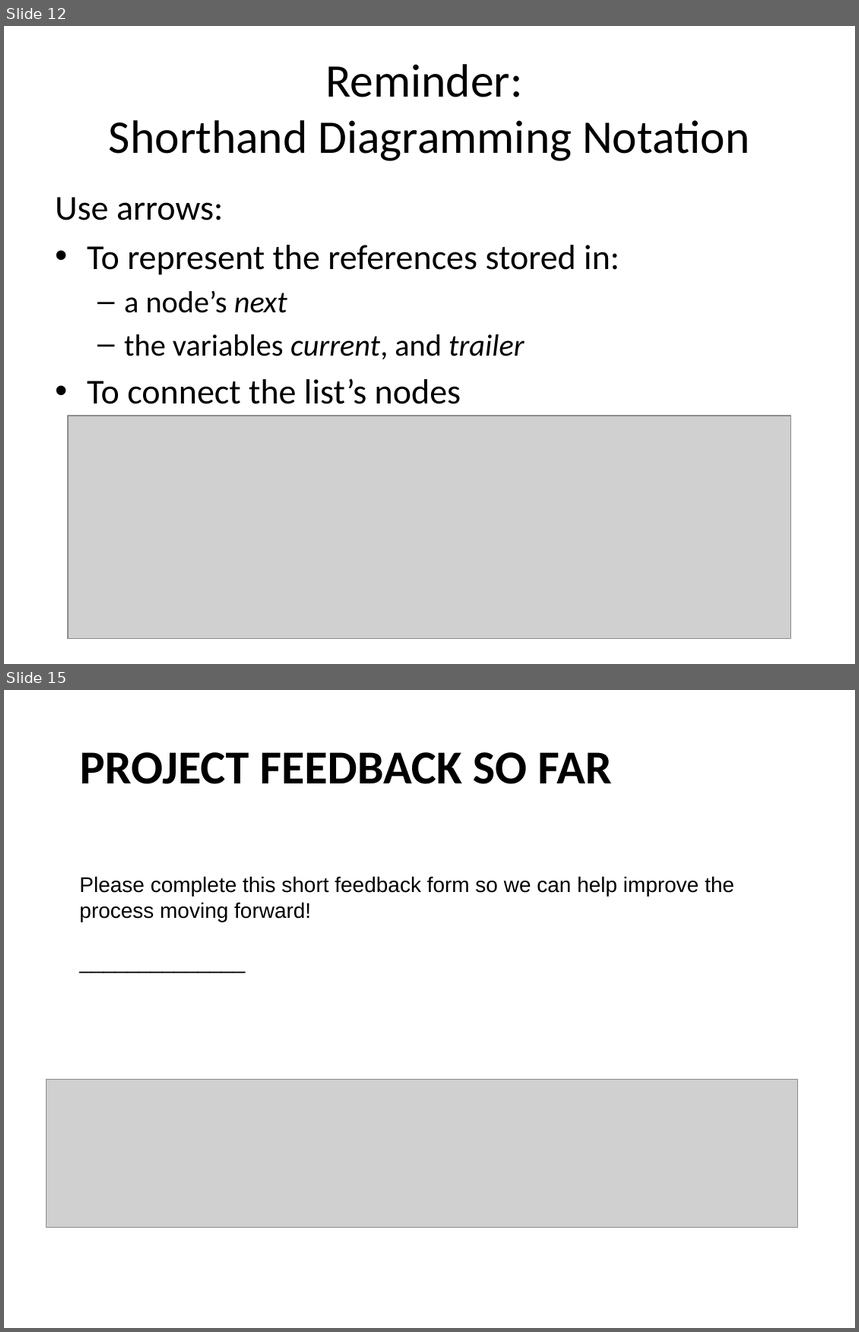
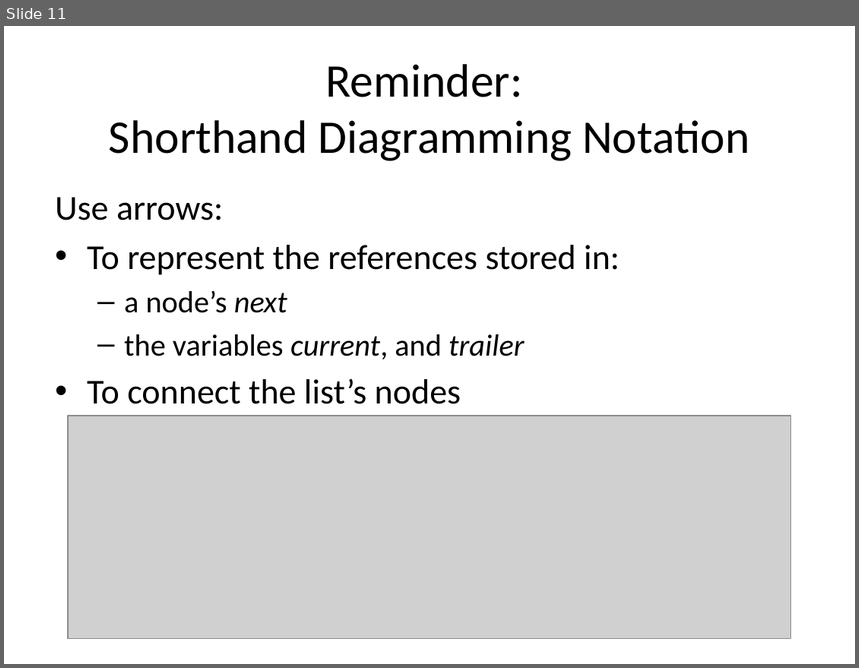
Before and after one commit to RHIT-CSSE/csse220, a slide deck: ClassMaterials/LinkedLists/Slides/Part1-LinkedLists.pptx. Shown one above the other, each under a label of ours: slides 12 and 15 before the commit, slide 11 after it; the slides between them are not shown. The pictures are 859x1332 and 859x668 pixels, drawn with LibreOffice and Linux fonts; fonts in the diff are those of the drawing; grey boxes stand for pictures. Boxes give left, top, right and bottom in pixels: in the first picture for what was removed or moved away, otherwise in the second. Text is boxed around its words. In the diff, an @@ line names an element or a change of style, - is before the commit and + after.

```diff
--- a/ClassMaterials/LinkedLists/Slides/Part1-LinkedLists.pptx
+++ b/ClassMaterials/LinkedLists/Slides/Part1-LinkedLists.pptx
@@ slide 15 removed at bbox=[4, 690, 855, 1328], background #FFFFFF @@
@@ title removed at bbox=[80, 752, 612, 784] @@
-PROJECT FEEDBACK SO FAR
@@ text removed at bbox=[79, 876, 734, 922] @@
-Please complete this short feedback form so we can help improve the process moving forward!
-______________
@@ picture removed at bbox=[46, 1080, 797, 1228] @@
@@ what was slide 12 is now slide 11 @@
```
Also in this commit, not shown: 2 slides changed, 1 slide added, 4 other slides removed, 47 other files.
